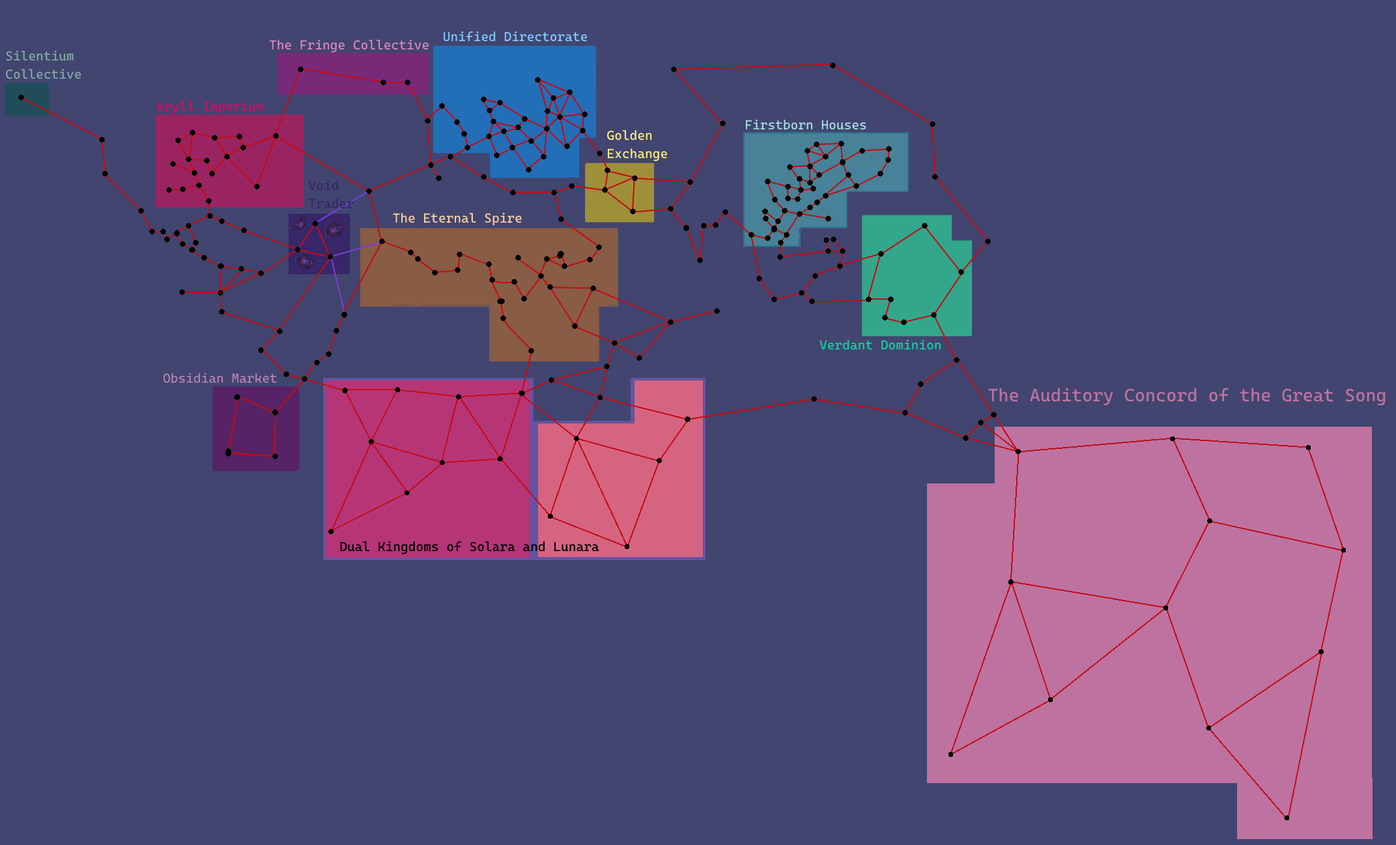
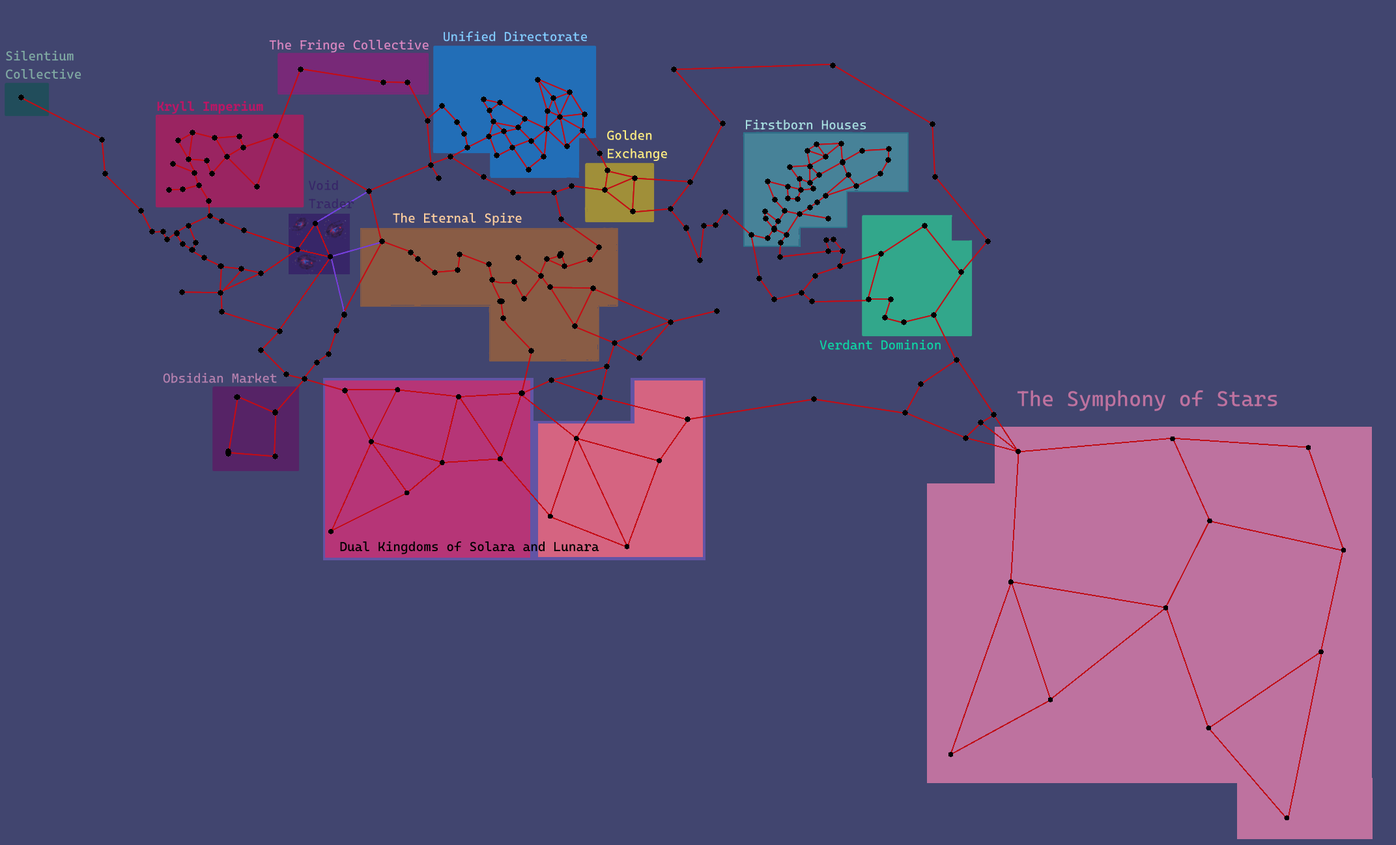
Layered file, before and after one edit (1396x845). Changes by layer:
painted on "StarSystems" over (988, 387, 1376, 412)
painted on "Hyperlines" over (988, 387, 1376, 412)
painted on "Paint Layer 1" over (988, 387, 1386, 412)
